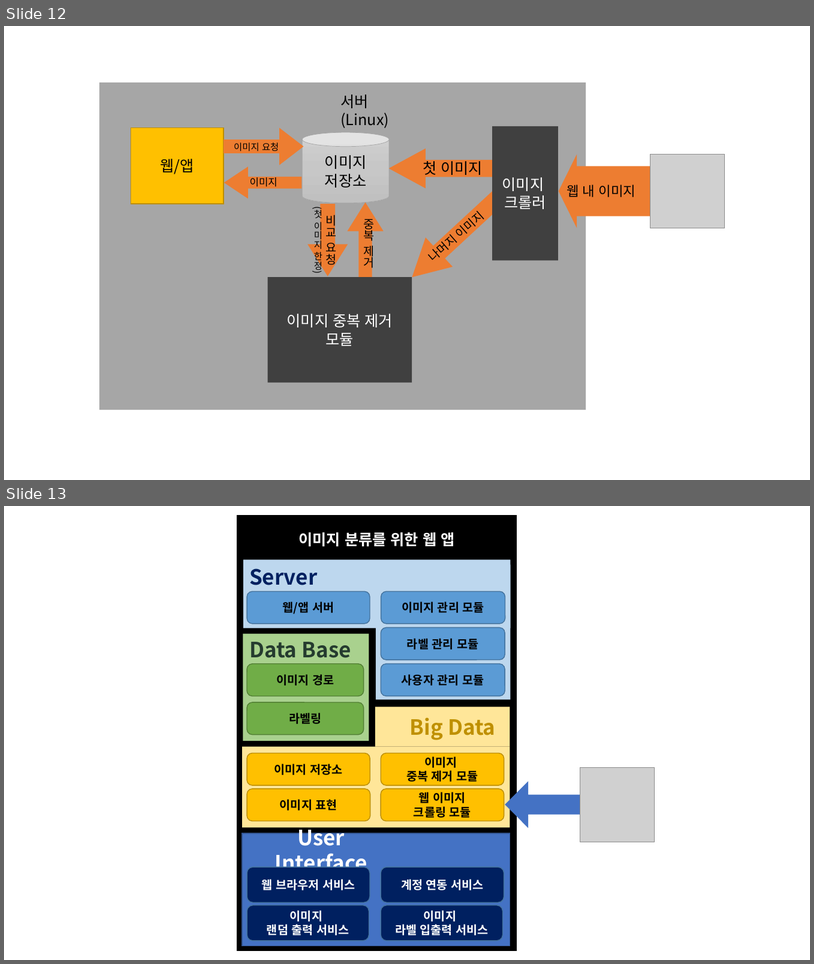
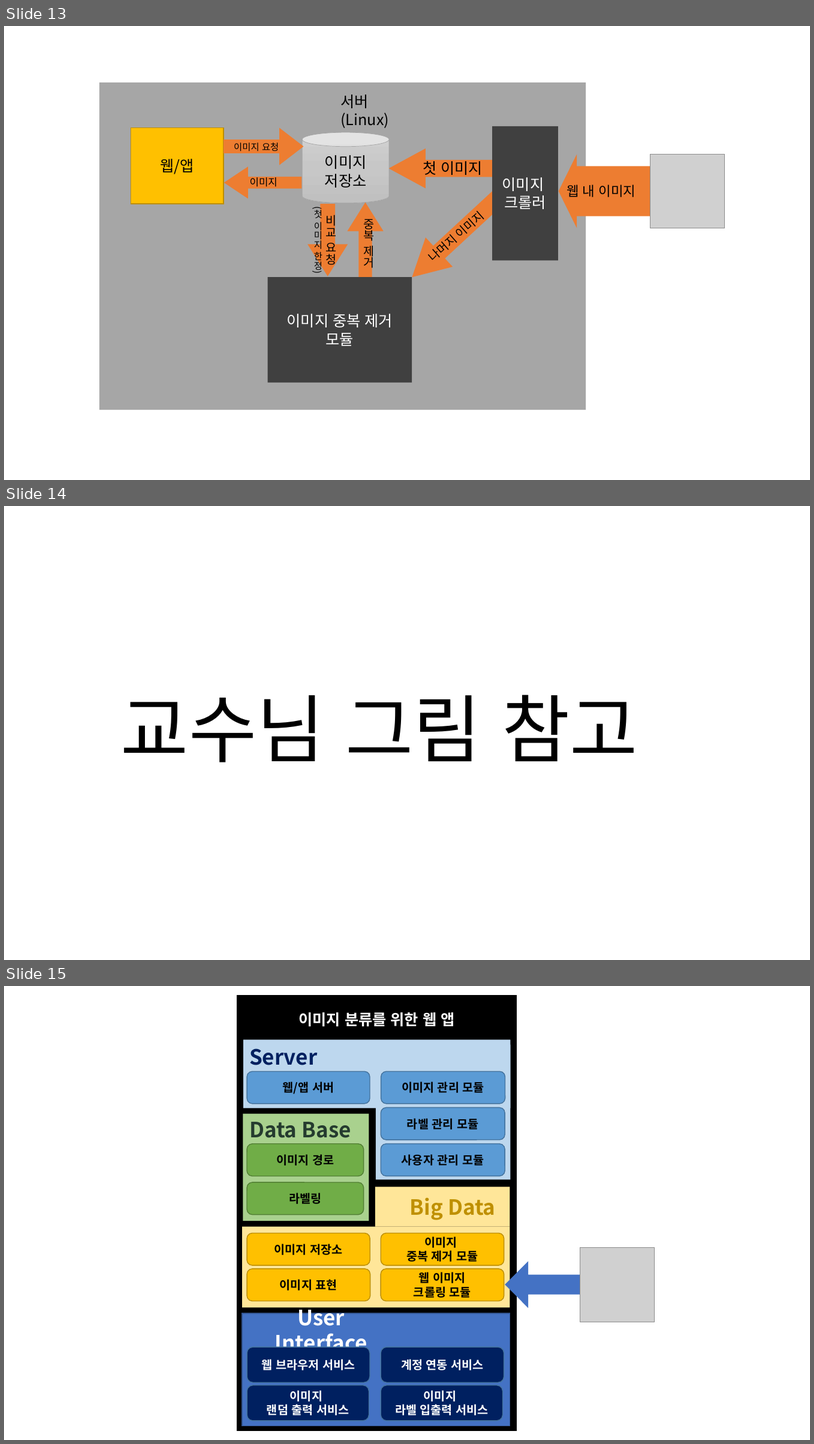
Before and after one commit to DCUSnSLab/Image-Labeling-Project, a slide deck: mdRes/Image_Labeling_Architecture_(ing).pptx. Shown one above the other, each under a label of ours: slides 12 and 13 before the commit, slides 13, 14 and 15 after it. The pictures are 814x964 and 814x1444 pixels, drawn with LibreOffice and Linux fonts; fonts in the diff are those of the drawing; grey boxes stand for pictures. Boxes give left, top, right and bottom in pixels: in the first picture for what was removed or moved away, otherwise in the second. Text is boxed around its words. In the diff, an @@ line names an element or a change of style, - is before the commit and + after.

```diff
--- a/mdRes/Image_Labeling_Architecture_(ing).pptx
+++ b/mdRes/Image_Labeling_Architecture_(ing).pptx
@@ slide 14 added at (4, 506, 810, 960), background #FFFFFF @@
@@ title added at (121, 694, 638, 762), 88 pt, text #000000 @@
+교수님 그림 참고
@@ what was slide 12 is now slide 13 @@
@@ what was slide 13 is now slide 15 @@
```
Also in this commit, not shown: 1 slide changed, 17 other slides added.
